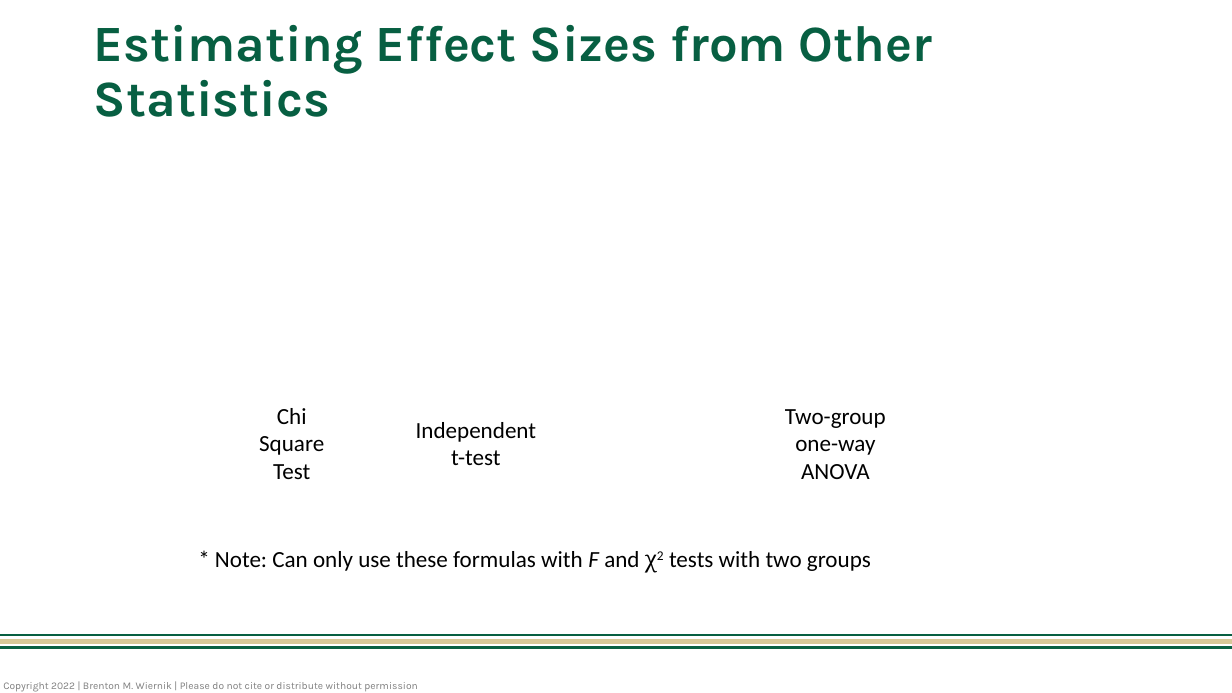
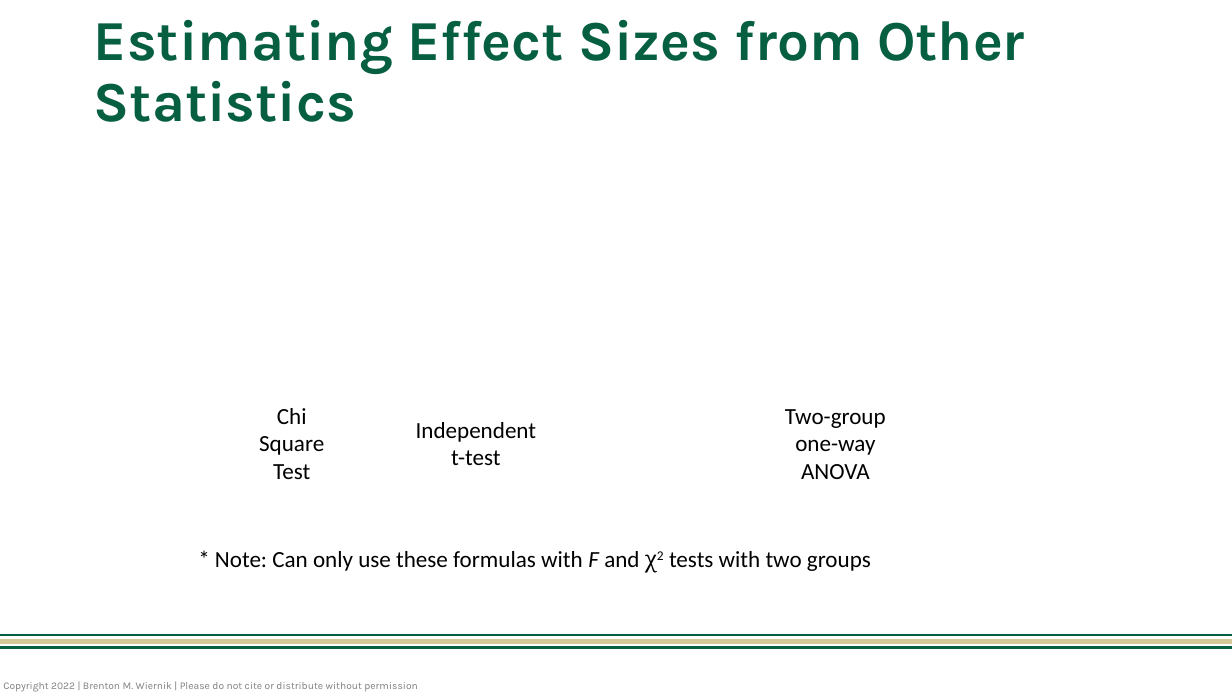
Before and after one commit to bwiernik/meta-workshop, a slide deck: slide 63 of slides/01_meta-analytic-thinking.pptx. Drawn at 1232x693 pixels with LibreOffice and Linux fonts; fonts in the diff are those of the drawing; grey boxes stand for pictures. Boxes give left, top, right and bottom in pixels: in the first picture for what was removed or moved away, otherwise in the second. Text is boxed around its words. In the diff, an @@ line names an element or a change of style, - is before the commit and + after.

```diff
--- a/slides/01_meta-analytic-thinking.pptx
+++ b/slides/01_meta-analytic-thinking.pptx
@@ title "Estimating Effect Sizes from Other ..." at [94, 20, 1025, 122]: size 39.6 to 44 pt @@
```
Also in this commit, not shown: 10 other slides changed, 16 other files.
